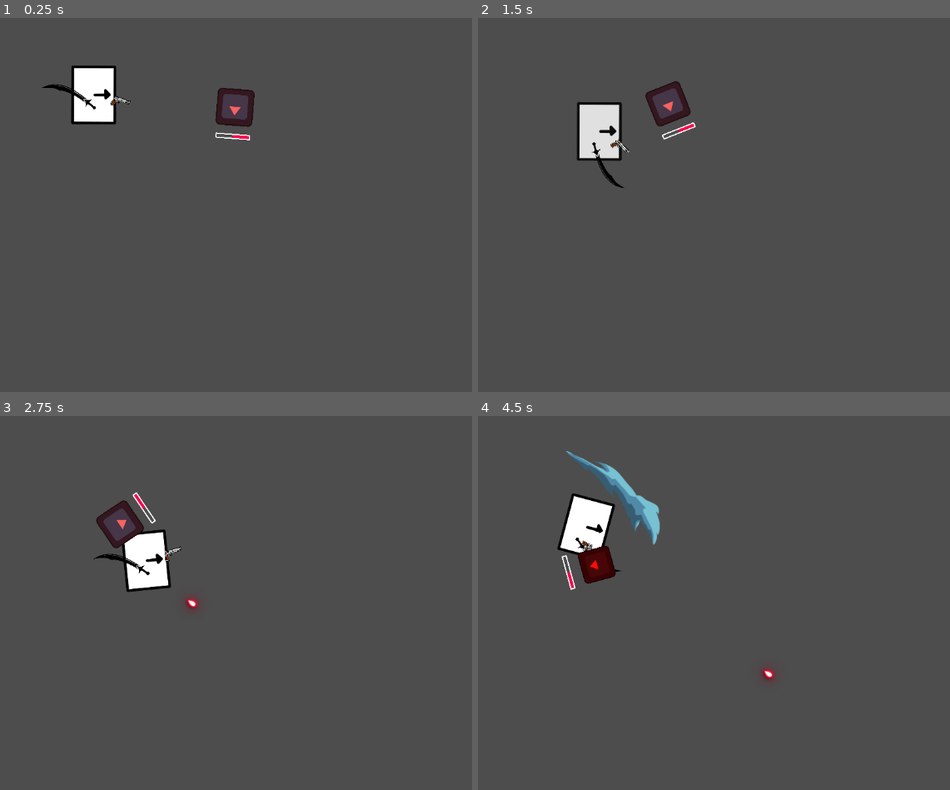
Above: before the commit, frames 1-4 (two rows, left to right).
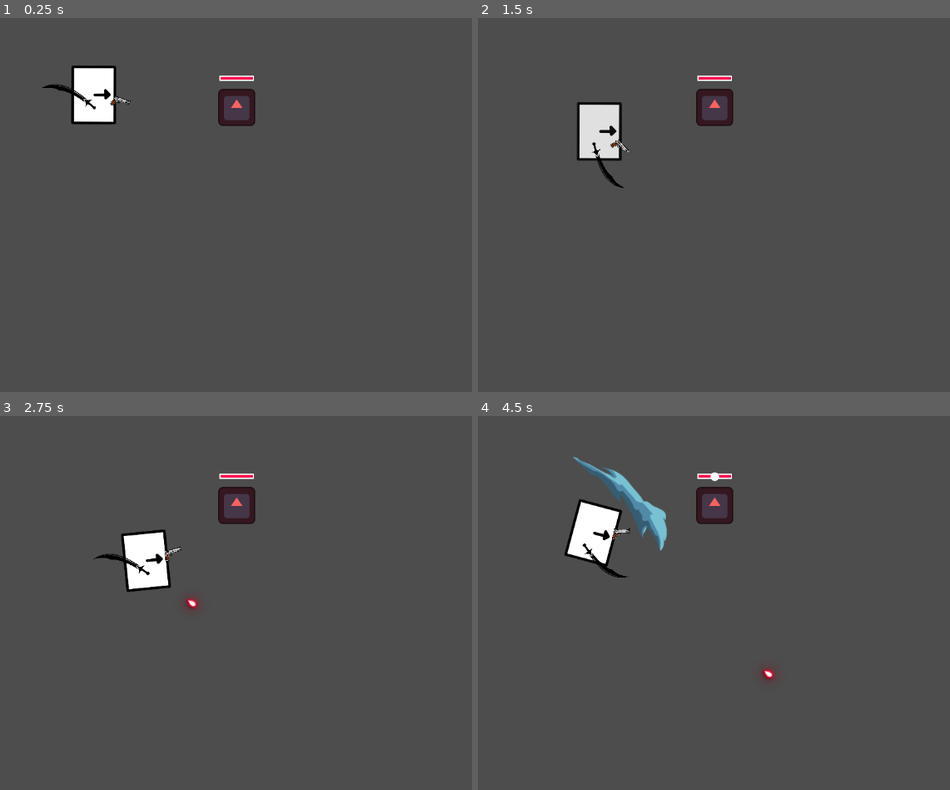
Above: after the commit, the same moments.

Repository: shafayatb/basic-2d-top-down-example
Game: Godot game, scene res://playground.tscn
The game is run twice, just before and just after one commit, with the same random seed, the same clock (stepped at 60 frames per second) and the same inputs. The project has no main scene, so this scene is started directly. The engine's default icon, where the game draws it, is replaced by a stand-in: a white triangle on a blue panel in a dark square.
Inputs (mouse positions are in pixels of both pictures, inside the frame that each line leads up to):
- Up to frame 1 (0.25 s): no input
- Up to frame 2 (1.5 s): move the mouse to (outside the picture) at 0.52 s; hold D (Right) 0.53-1.28 s; click (outside the picture) at 0.6 s; move the mouse to (676, 223) at 1.27 s; hold Down (Down) from 1.28 s (still down); tap Ctrl (Dash) at 1.35 s
- Up to frame 3 (2.75 s): move the mouse to (401, 520) at 2.02 s; release Down (Down) at 2.03 s; hold D (Right) from 2.03 s (still down); tap X (Shoot) at 2.1 s
- Up to frame 4 (4.5 s): move the mouse to (775, 677) at 2.77 s; release D (Right) at 2.78 s; hold W (Up) 2.78-3.53 s; tap Q (SwitchTargets) at 2.85 s; move the mouse to (outside the picture) at 3.52 s; hold E (Target) 3.53-4.28 s; hold A (Left) from 3.53 s (still down); move the mouse to (610, 546) at 4.27 s; click (610, 546) at 4.35 s

The runs differ from the first frame. In frame 1, 0.4% of the frame differs, in the area x 45-55%, y 15-33%; in frame 2, 1.2%; in frame 3, 1.2%; in frame 4, 3.1%, in the area x 16-55%, y 9-47%.
Error before the commit: Invalid type in function 'change_state' in base 'Node (StateMachine)'. Cannot convert argument 1 from int to String. (res://enemy/enemy.gd:32)

Commit message:
13a. Show Damage numbers on enemies

Diff:
--- a/enemy/enemy.gd
+++ b/enemy/enemy.gd
@@ -3,26 +3,30 @@
 @onready var player_node: CharacterBody2D = get_parent().get_node("Player")
 @onready var hit_area: Area2D = $HitArea
 @onready var animation_player: AnimationPlayer = $AnimationPlayer
+@onready var custom_health_bar: CustomHealthBar = $CustomHealthBar
 
-@export var health: float = 3.0
+@export var health: float = 10.0
 @export var knockback_force: float = 150.0
 @export var knockback_duration: float = 0.55
 
 signal died(enemy: Node2D)
 
+const  DAMAGE_LABEL:PackedScene = preload("uid://dhsulhnscgn05")
+
 var speed: float = 180.0
 
 func _ready() -> void:
+	custom_health_bar._setup_health_bar(health)
 	add_to_group("enemy")
 	hit_area.body_entered.connect(_hit)
 
 func _physics_process(delta: float) -> void:
 	pass
-	if player_node:
-		var direction = (player_node.global_position - global_position).normalized()
-		look_at(player_node.global_position)
-		velocity = lerp(velocity, direction * speed, 0.5 * delta)
-		move_and_slide()
+	#if player_node:
+		#var direction = (player_node.global_position - global_position).normalized()
+		#look_at(player_node.global_position)
+		#velocity = lerp(velocity, direction * speed, 0.5 * delta)
+		#move_and_slide()
 
 
 func _hit(body: Node2D)-> void:
@@ -34,6 +38,14 @@
 func take_damage(weapon_damage: float):
 	animation_player.play("take_damage")
 	health -= weapon_damage
+	custom_health_bar.change_value(health)
+	show_damage_label(weapon_damage)
 	if health <= 0.0:
 		died.emit(self)
 		queue_free()
+
+func show_damage_label(weapon_damage: float):
+	var new_damage_label = DAMAGE_LABEL.instantiate() as Label
+	new_damage_label.text = str(int(weapon_damage) * (randi() % 100))
+	new_damage_label.global_position = global_position + Vector2(-25.0, -80.0)
+	get_tree().current_scene.call_deferred("add_child", new_damage_label)
